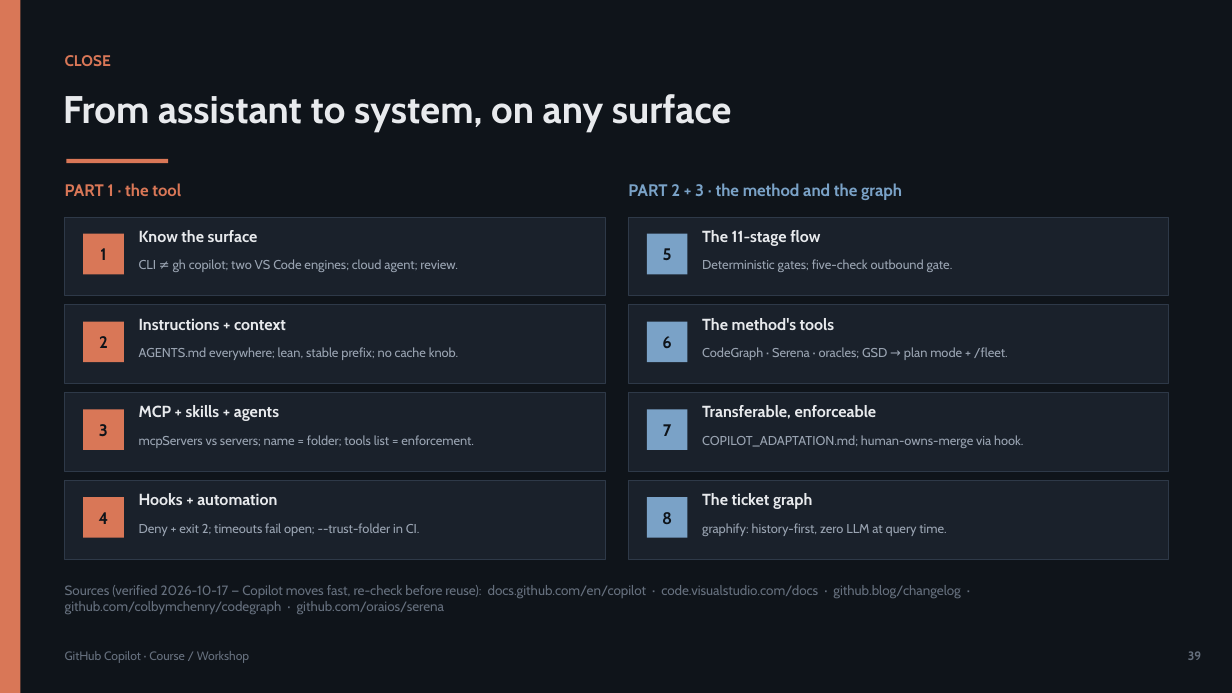
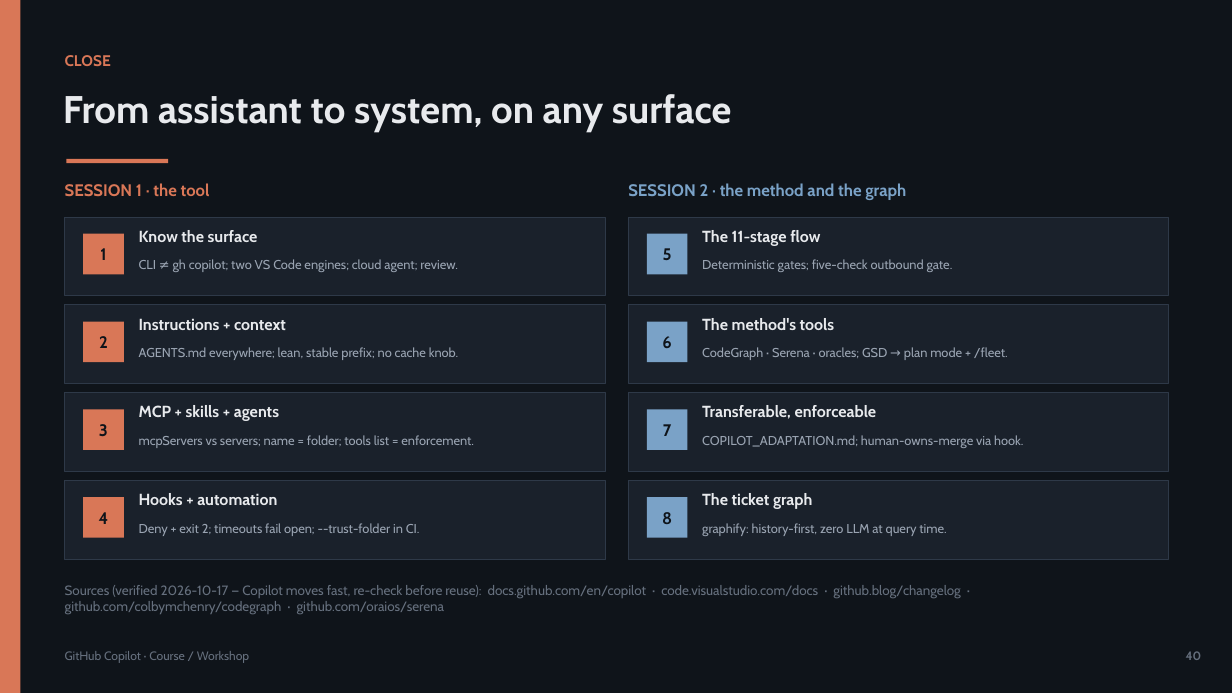
Before and after one commit to olonok69/copilot_code_ml_engineer, a slide deck: slide 40 of presentation/Copilot_Presentation.pptx (slide 39 before the commit). Drawn at 1232x693 pixels with LibreOffice and Linux fonts; fonts in the diff are those of the drawing. Boxes give left, top, right and bottom in pixels: in the first picture for what was removed or moved away, otherwise in the second. Text is boxed around its words. In the diff, an @@ line names an element or a change of style, - is before the commit and + after.

Commit message:
update to copilot github methodology and test live 8 skill in copilot

```diff
--- a/presentation/Copilot_Presentation.pptx
+++ b/presentation/Copilot_Presentation.pptx
@@ text at box(65, 183, 210, 197): text changed @@
-PART 1 · the tool
+SESSION 1 · the tool
@@ text at box(628, 183, 906, 200): text changed @@
-PART 2 + 3 · the method and the graph
+SESSION 2 · the method and the graph
@@ text at box(1186, 651, 1202, 660): text changed @@
-39
+40
```
Also in this commit, not shown: 38 other slides changed, 1 slide added, 13 other files.
